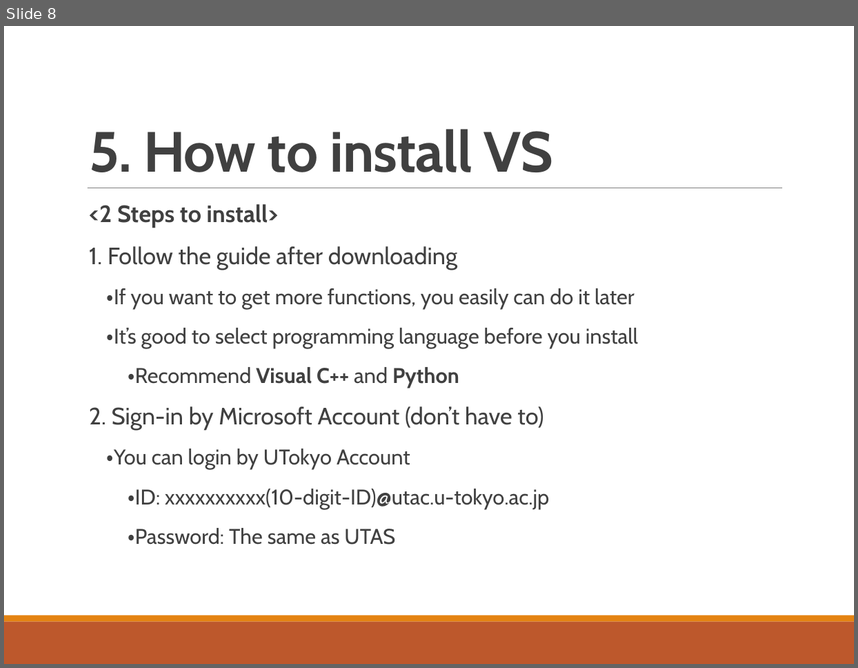
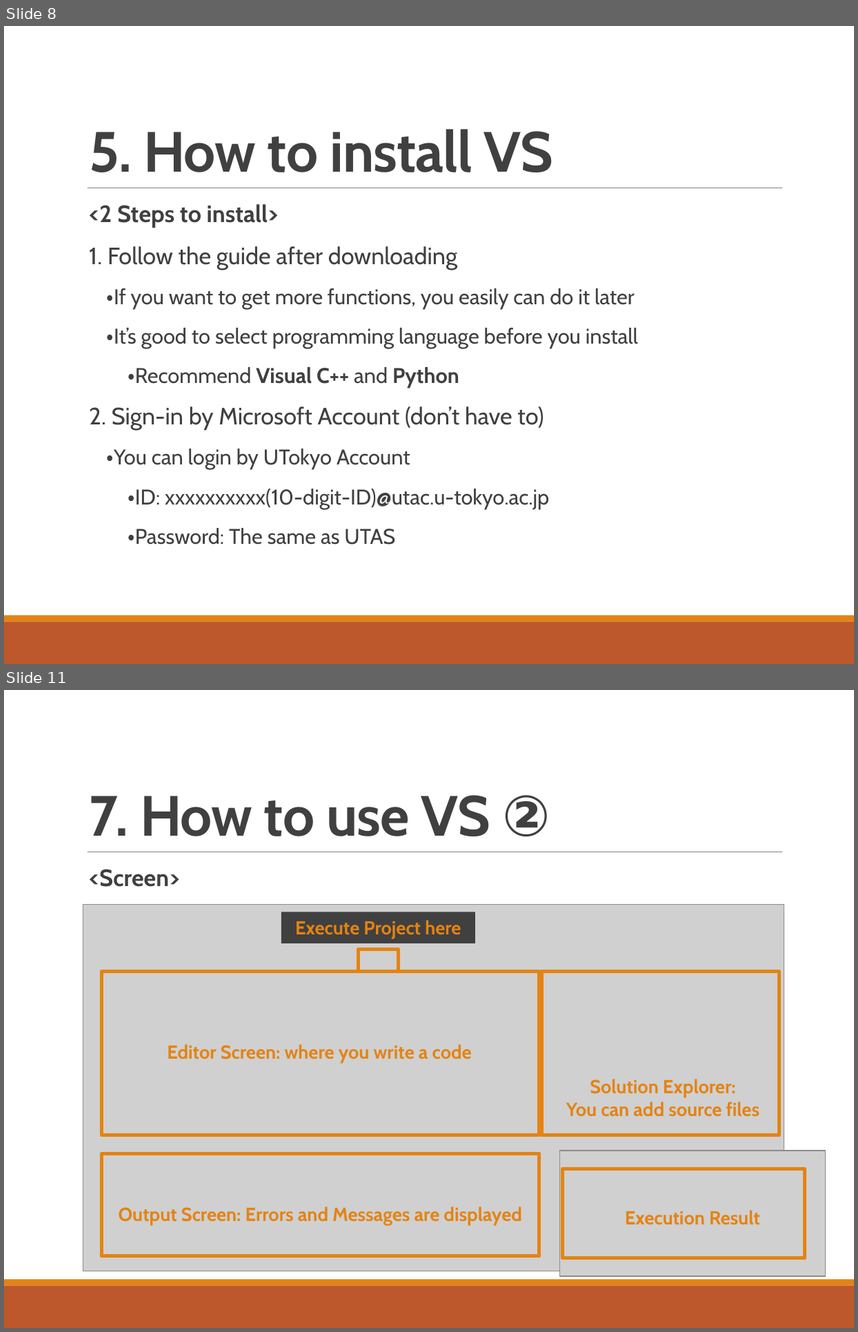
Before and after one commit to whcitizen/citizen-_task, a slide deck: 02_working/07_IDE/02_スライド/IDE&VS_20180508.pptx. Shown one above the other, each under a label of ours: slide 8 before the commit, slides 8 and 11 after it; the slides between them are not shown. The pictures are 858x668 and 858x1332 pixels, drawn with LibreOffice and Linux fonts; fonts in the diff are those of the drawing; grey boxes stand for pictures. Boxes give left, top, right and bottom in pixels: in the first picture for what was removed or moved away, otherwise in the second. Text is boxed around its words. In the diff, an @@ line names an element or a change of style, - is before the commit and + after.

```diff
--- a/02_working/07_IDE/02_スライド/IDE&VS_20180508.pptx
+++ b/02_working/07_IDE/02_スライド/IDE&VS_20180508.pptx
@@ slide 11 added at [4,690,854,1328], background #FFFFFF; not listed: 3 template elements that a slide beside it also shows @@
@@ title added at [89,795,550,836], 48 pt, text #404040, bold @@
+7. How to use VS ②
@@ text added at [89,869,179,887], 20 pt, text #404040, bold @@
+  <Screen>
@@ picture added at [83,904,784,1270] @@
@@ rectangle added at [281,912,475,943], fill #404040, 16 pt, text #E48312, bold @@
+Execute Project here
@@ text added at [89,941,224,970], 20 pt, text #404040 @@
+  1. What is IDE
@@ rectangle added at [359,949,399,972], outline #E48312 3 pt @@
@@ rectangle added at [102,972,539,1134], outline #E48312 3 pt @@
@@ rectangle added at [542,972,780,1134], outline #E48312 3 pt @@
@@ text added at [167,1044,472,1063], 16 pt, text #E48312, bold @@
+Editor Screen: where you write a code
@@ text added at [566,1078,760,1116], 16 pt, text #E48312, bold @@
+Solution Explorer:
+You can add source files
@@ rectangle added at [102,1153,539,1256], outline #E48312 3 pt @@
@@ picture added at [560,1150,825,1276] @@
@@ rectangle added at [562,1169,805,1258], outline #E48312 3 pt @@
@@ text added at [119,1206,522,1225], 16 pt, text #E48312, bold @@
+Output Screen: Errors and Messages are displayed
@@ text added at [625,1210,760,1225], 16 pt, text #E48312, bold @@
+Execution Result
```
Also in this commit, not shown: 6 slides changed, 2 other slides added, 1 slide removed, 14 other files.
